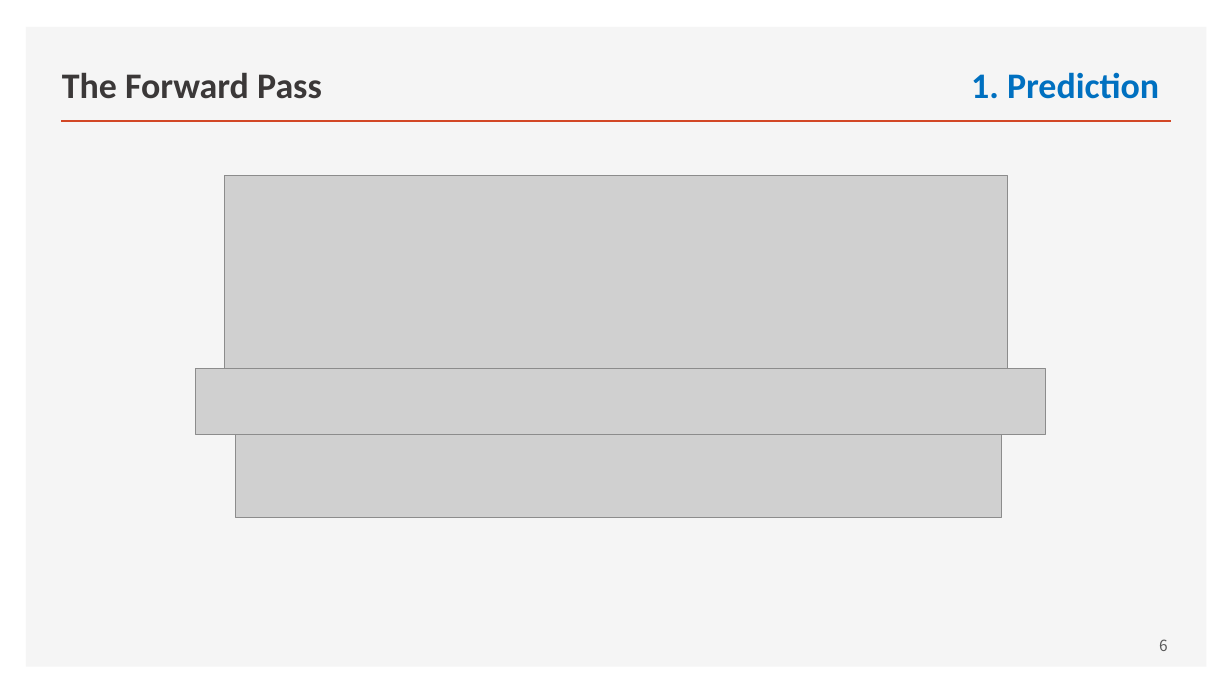
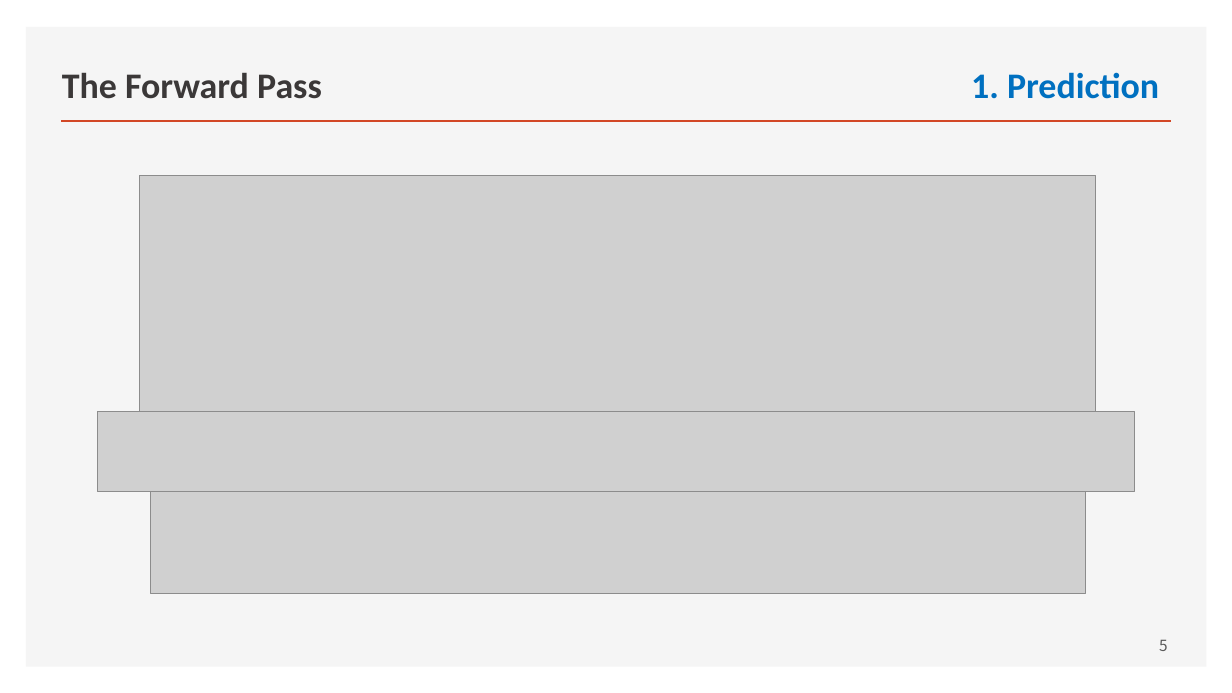
Before and after one commit to ancestor9/mathematics-for-machine-learning, a slide deck: slide 5 of Linear_Algebra/w5_02_Deep_Learning_with_pytorch.pptx (slide 6 before the commit). Drawn at 1232x693 pixels with LibreOffice and Linux fonts; fonts in the diff are those of the drawing; grey boxes stand for pictures. Boxes give left, top, right and bottom in pixels: in the first picture for what was removed or moved away, otherwise in the second. Text is boxed around its words. In the diff, an @@ line names an element or a change of style, - is before the commit and + after.

```diff
--- a/Linear_Algebra/w5_02_Deep_Learning_with_pytorch.pptx
+++ b/Linear_Algebra/w5_02_Deep_Learning_with_pytorch.pptx
@@ picture: place and size @@
-picture at box(225, 176, 1007, 369)
+picture at box(140, 176, 1096, 411)
@@ picture: place and size @@
-picture at box(196, 369, 1046, 434)
+picture at box(97, 411, 1135, 492)
@@ picture: place and size @@
-picture at box(236, 434, 1001, 518)
+picture at box(151, 492, 1085, 593)
@@ page number at box(1159, 639, 1168, 651): text changed @@
-6
+5
```
Also in this commit, not shown: 6 other slides changed, 1 slide removed.
